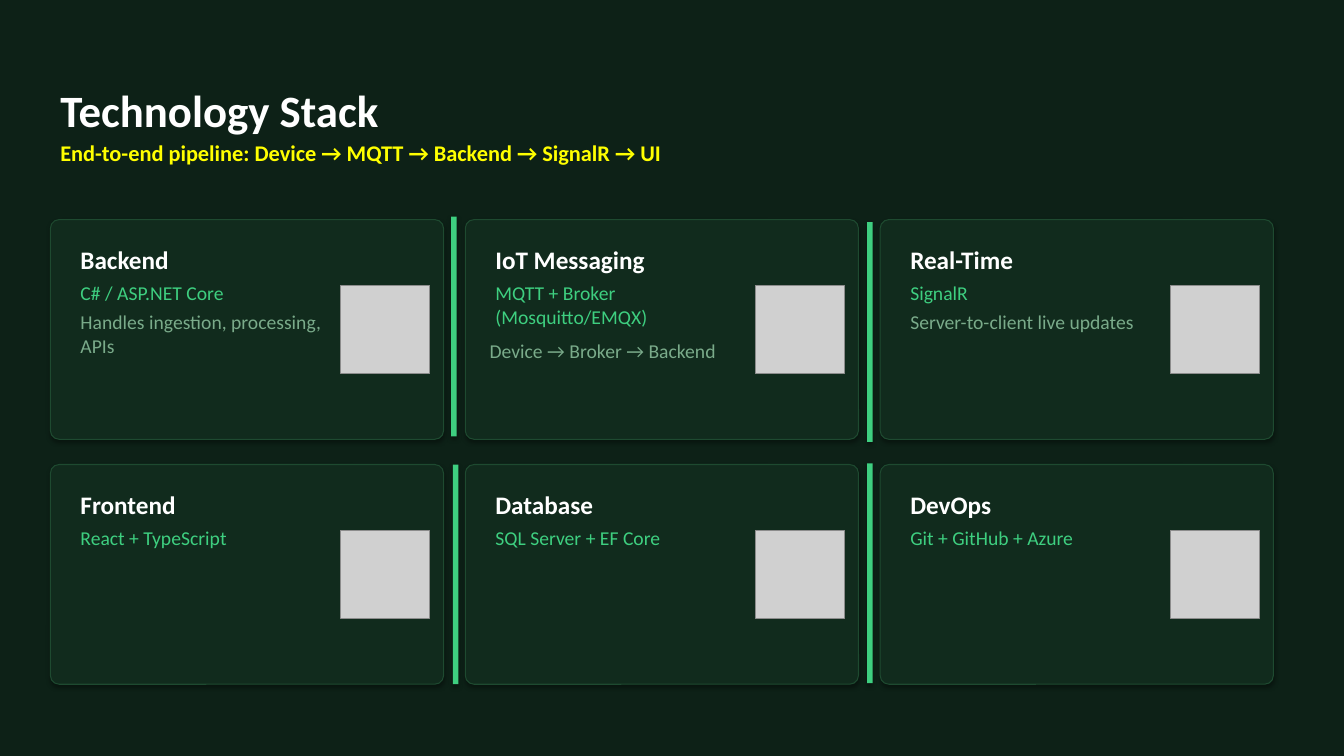
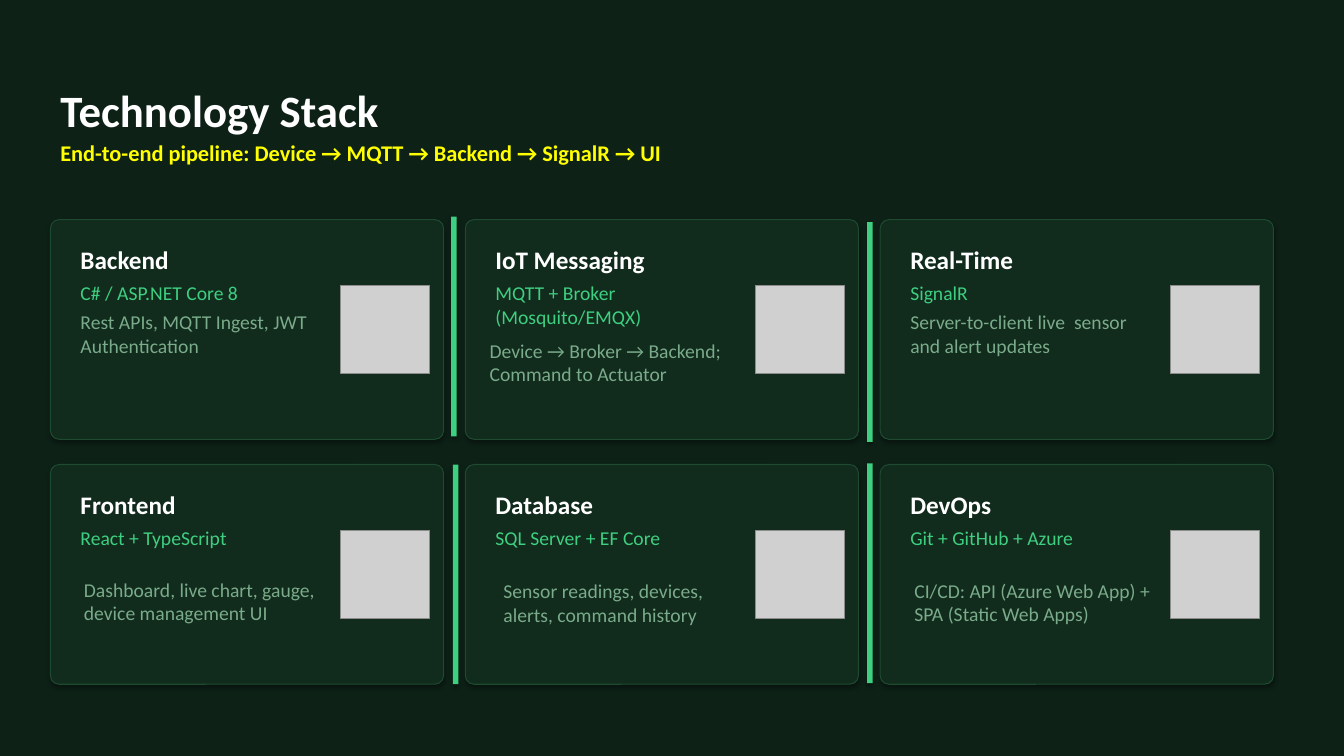
Before and after one commit to TranRTC/capstone_project, a slide deck: slide 5 of Documents/Presentation/Capstone Project Presentation.pptx. Drawn at 1344x756 pixels with LibreOffice and Linux fonts; fonts in the diff are those of the drawing; grey boxes stand for pictures. Boxes give left, top, right and bottom in pixels: in the first picture for what was removed or moved away, otherwise in the second. Text is boxed around its words. In the diff, an @@ line names an element or a change of style, - is before the commit and + after.

```diff
--- a/Documents/Presentation/Capstone Project Presentation.pptx
+++ b/Documents/Presentation/Capstone Project Presentation.pptx
@@ text at (80,286,238,300): text changed @@
-C# / ASP.NET Core
+C# / ASP.NET Core 8
@@ text at (495,286,641,327): text changed @@
-MQTT + Broker (Mosquitto/EMQX)
+MQTT + Broker (Mosquito/EMQX)
@@ text at (80,316,306,353): text changed @@
-Handles ingestion, processing, APIs
+Rest APIs, MQTT Ingest, JWT Authentication
@@ text at (910,315,1127,356): text changed @@
-Server-to-client live updates
+Server-to-client live sensor and alert updates
@@ text at (490,344,721,381): text changed @@
-Device → Broker → Backend
+Device → Broker → Backend; Command to Actuator
@@ text added at (84,583,314,624), 14 pt, text #7AAB8A @@
+Dashboard, live chart, gauge, device management UI
@@ text added at (503,584,703,625), 14 pt, text #7AAB8A @@
+Sensor readings, devices, alerts, command history
@@ text added at (914,584,1136,624), 14 pt, text #7AAB8A @@
+CI/CD: API (Azure Web App) + SPA (Static Web Apps)
```
Also in this commit, not shown: 4 other slides changed, 2 slides added, 3 slides removed, 1 other file.
